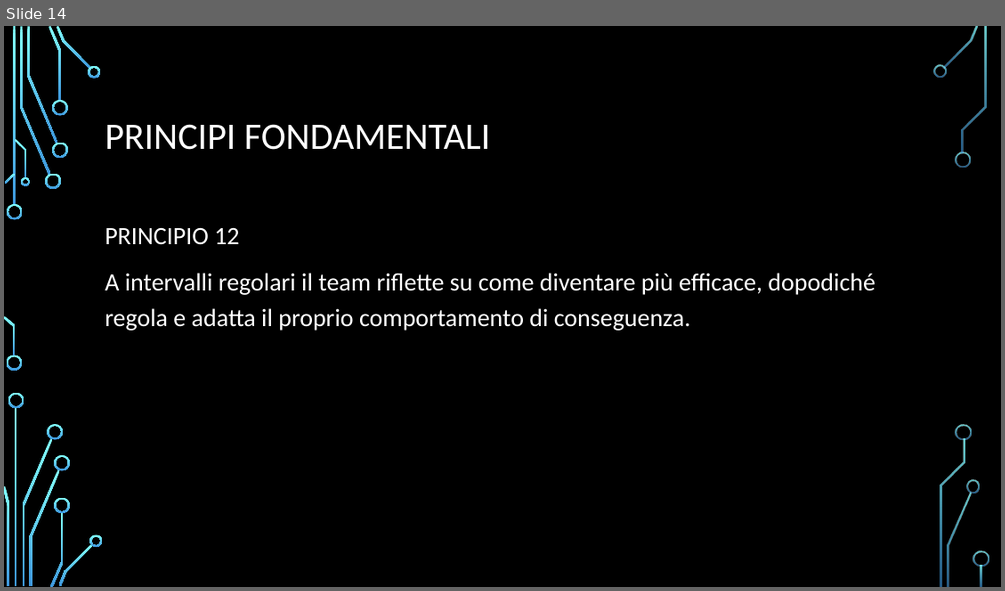
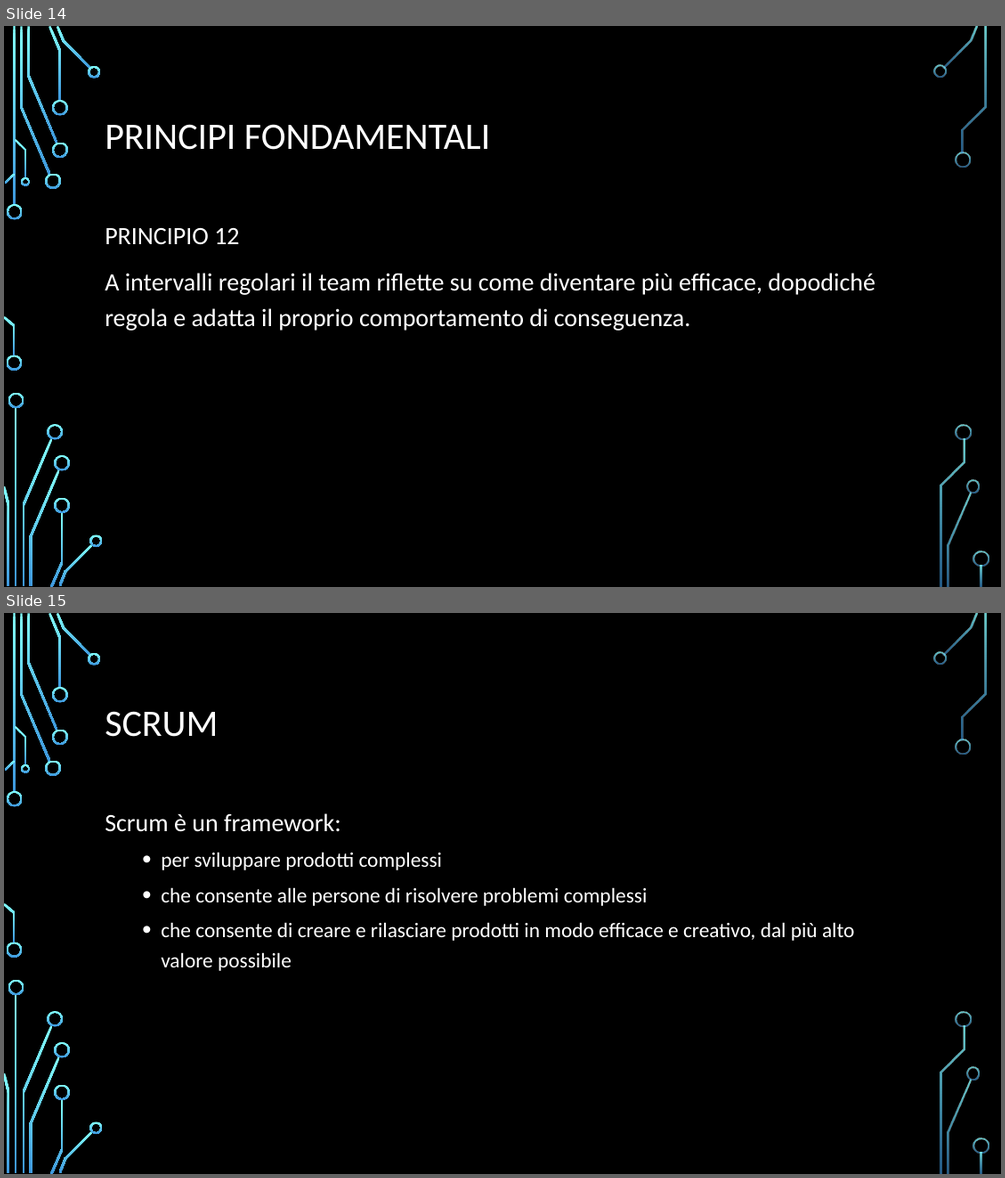
Before and after one commit to abruso/Agile, a slide deck: AGILE.pptx. Shown one above the other, each under a label of ours: slide 14 before the commit, slides 14 and 15 after it. The pictures are 1005x591 and 1005x1178 pixels, drawn with LibreOffice and Linux fonts; fonts in the diff are those of the drawing; background and template pictures are left out. Boxes give left, top, right and bottom in pixels: in the first picture for what was removed or moved away, otherwise in the second. Text is boxed around its words. In the diff, an @@ line names an element or a change of style, - is before the commit and + after.

Commit message:
Scrum
+ Scrum framework
+ pdf updated
+ read me updated

```diff
--- a/AGILE.pptx
+++ b/AGILE.pptx
@@ slide 15 added at <box>4,613,1001,1174</box>, background picture (left out); not listed: 36 template elements that a slide beside it also shows @@
@@ title added at <box>105,711,218,737</box>, 36 pt, text #FFFFFF @@
+SCRUM
@@ text added at <box>105,813,854,971</box>, 20 pt, text #FFFFFF @@
+Scrum è un framework:
+  • per sviluppare prodotti complessi
+  • che consente alle persone di risolvere problemi complessi
+  • che consente di creare e rilasciare prodotti in modo efficace e creativo, dal più alto valore possibile
```
Also in this commit, not shown: 2 slides changed, 3 other slides added, 2 other files.
